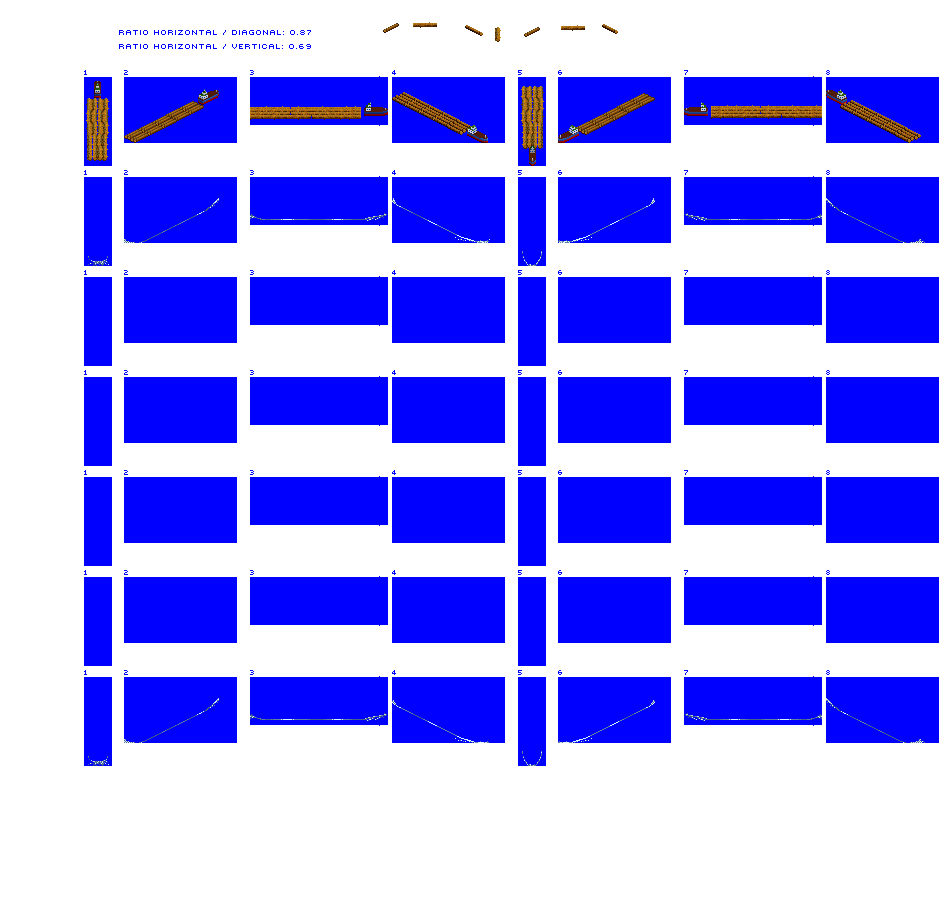
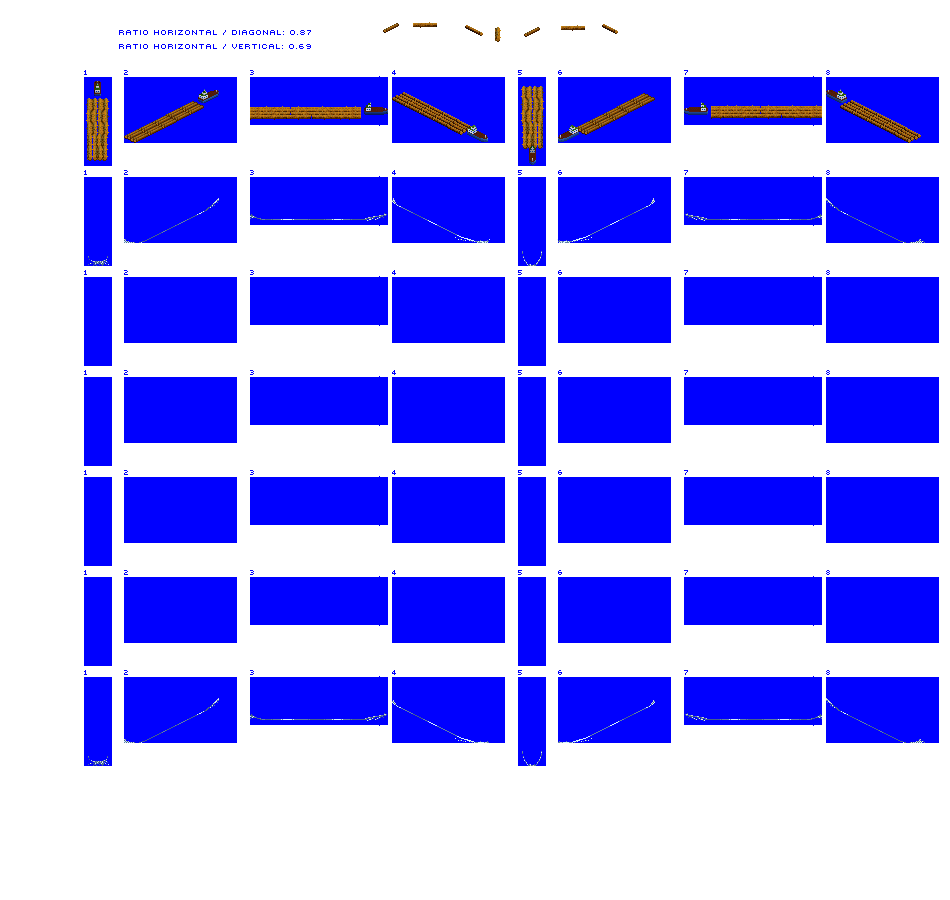
Layered file, before and after one edit (950x900). Changes by layer:
painted on "tug" (1st of 2) over (467, 134, 579, 166)
painted on "tug" (2nd of 2) over (94, 94, 847, 116)
